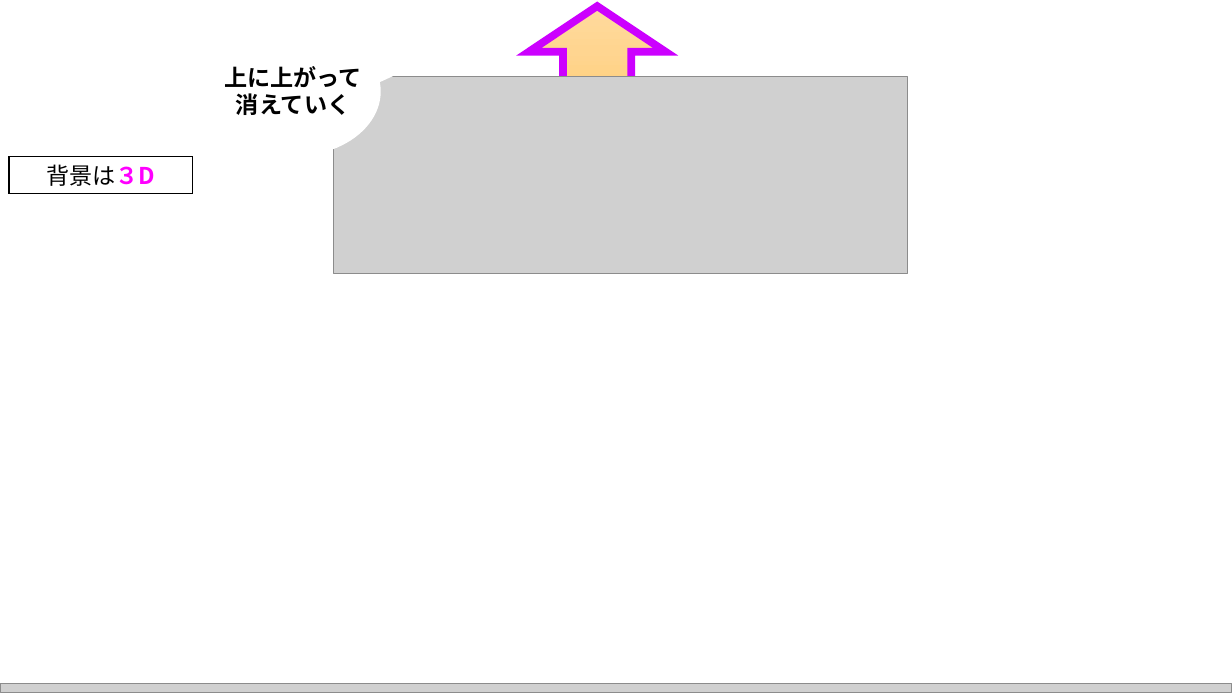
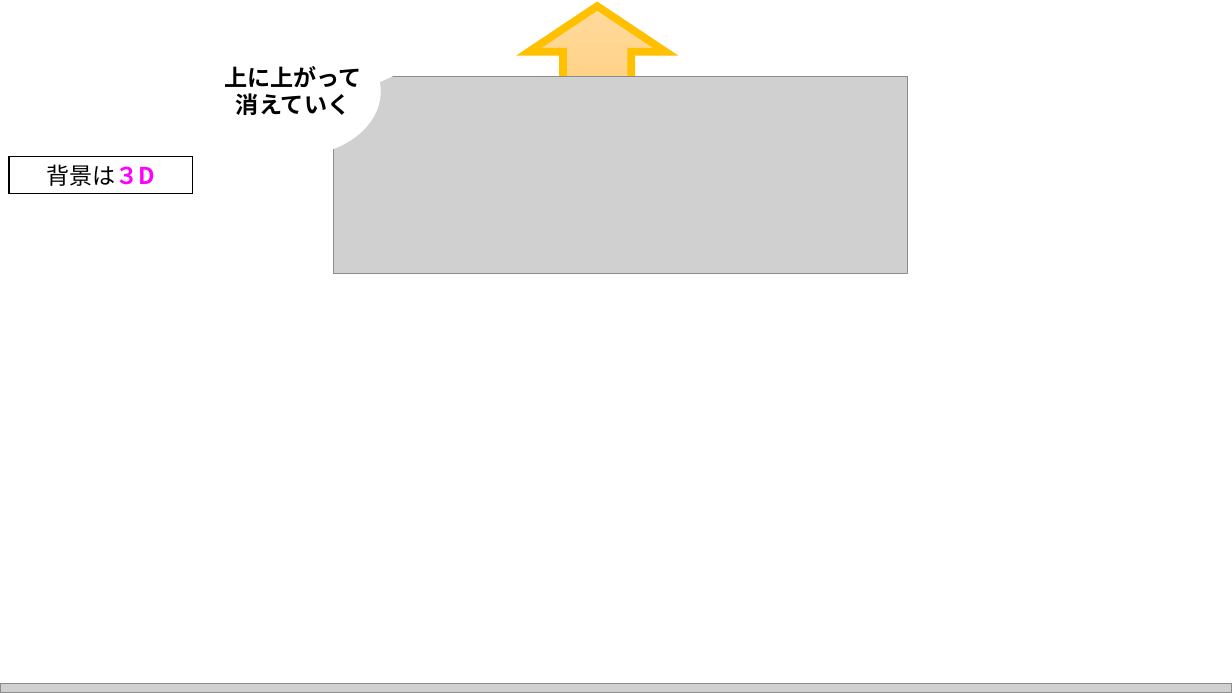
Before and after one commit to MizukiKato0416/sotsugyou_time_kato, a slide deck: slide 35 of 卒業制作_大元タイトル構成.pptx. Drawn at 1232x693 pixels with LibreOffice and Linux fonts; fonts in the diff are those of the drawing; grey boxes stand for pictures; background and template pictures are left out. Boxes give left, top, right and bottom in pixels: in the first picture for what was removed or moved away, otherwise in the second. Text is boxed around its words. In the diff, an @@ line names an element or a change of style, - is before the commit and + after.

```diff
--- a/卒業制作_大元タイトル構成.pptx
+++ b/卒業制作_大元タイトル構成.pptx
@@ up arrow at (529,6,665,98): outline #CC00FF 6 pt to #FFC000 6 pt @@
```
Also in this commit, not shown: 1 other file.
